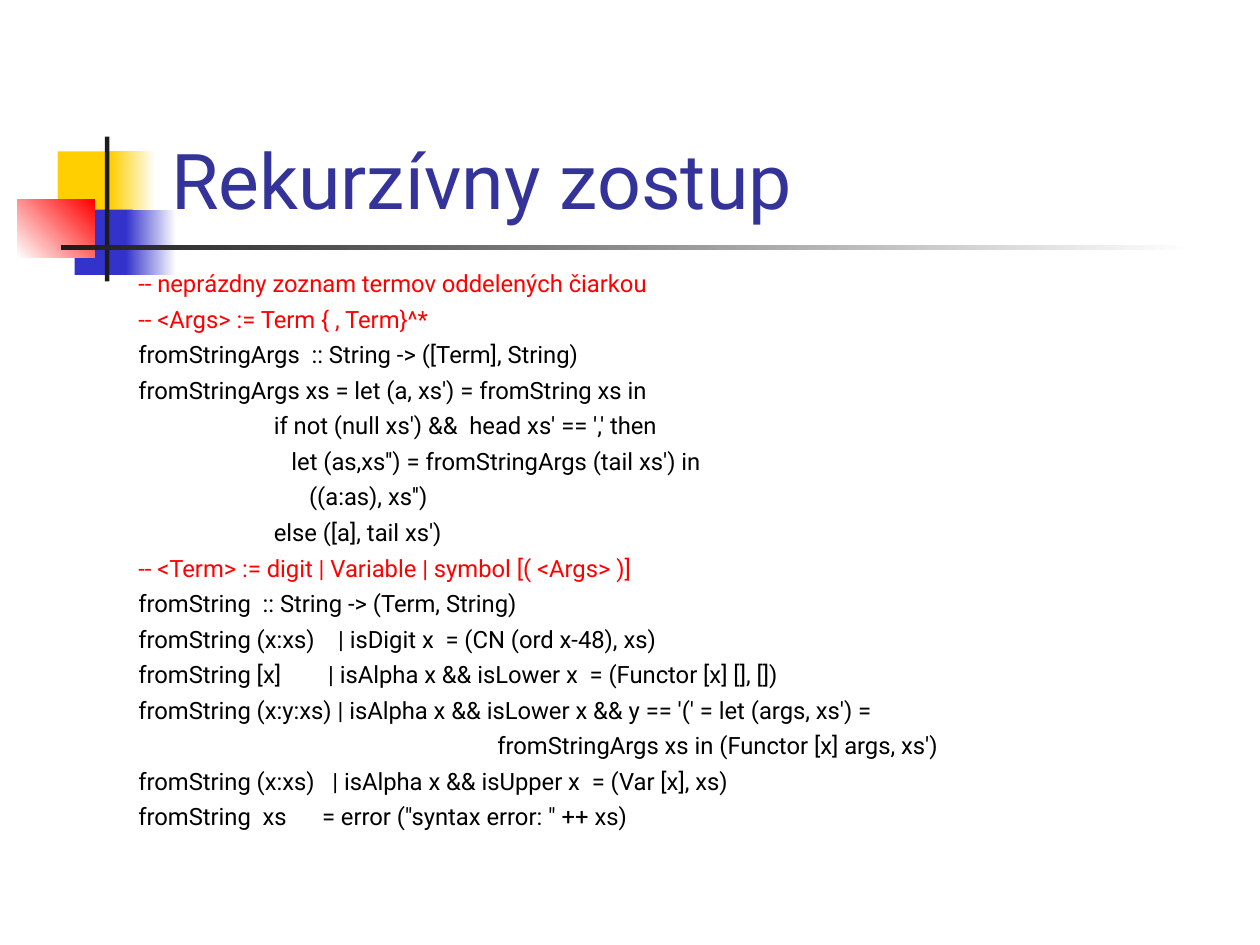
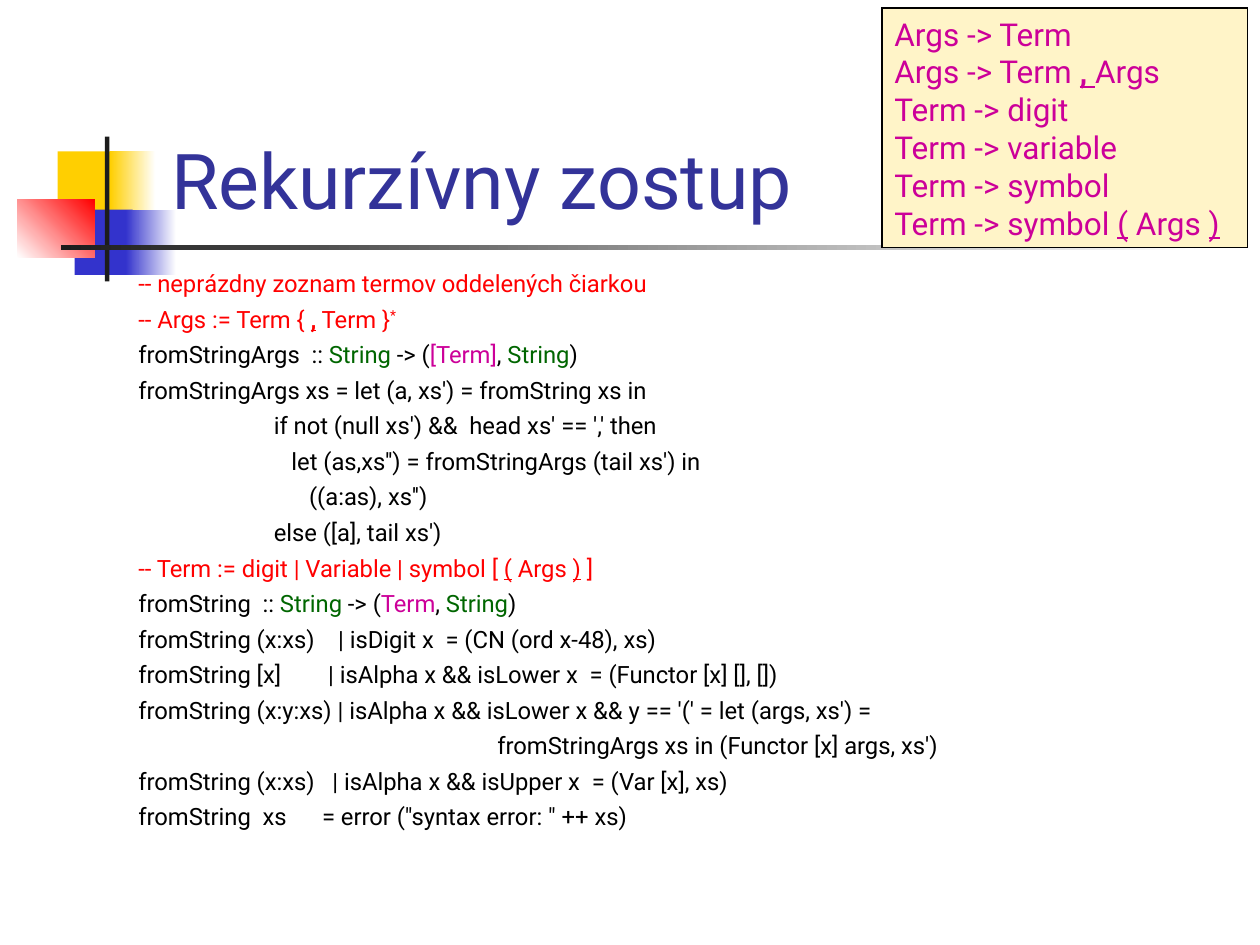
Before and after one commit to Funkcionalne/Prednasky, a slide deck: slide 9 of 09/09_fpro.ppt (slide 3 before the commit). Drawn at 1260x945 pixels with LibreOffice and Linux fonts; fonts in the diff are those of the drawing. Boxes give left, top, right and bottom in pixels: in the first picture for what was removed or moved away, otherwise in the second. Text is boxed around its words. In the diff, an @@ line names an element or a change of style, - is before the commit and + after.

```diff
--- a/09/09_fpro.ppt
+++ b/09/09_fpro.ppt
@@ rectangle added at (882, 8, 1247, 247), fill #FFF4C8, outline #000000 0.74 pt, 18 pt, text #CC0099 @@
+Args -> Term
+Args -> Term , Args
+Term -> digit
+Term -> variable
+Term -> symbol
+Term -> symbol ( Args )
@@ text at (157, 311, 377, 333): text changed @@
--- <Args> := Term { , Term}^*
+-- Args := Term { , Term }*
@@ text at (138, 343, 577, 617): text colour #000000 to #006600 in "String String)", "String String)"; text colour #000000 to #CC0099 in "([Term],", "(Term," @@
@@ text at (157, 559, 567, 582): text changed @@
--- <Term> := digit | Variable | symbol [( <Args> )]
+-- Term := digit | Variable | symbol [ ( Args ) ]
```
Also in this commit, not shown: 20 other slides changed, 6 slides added, 3 other files.
